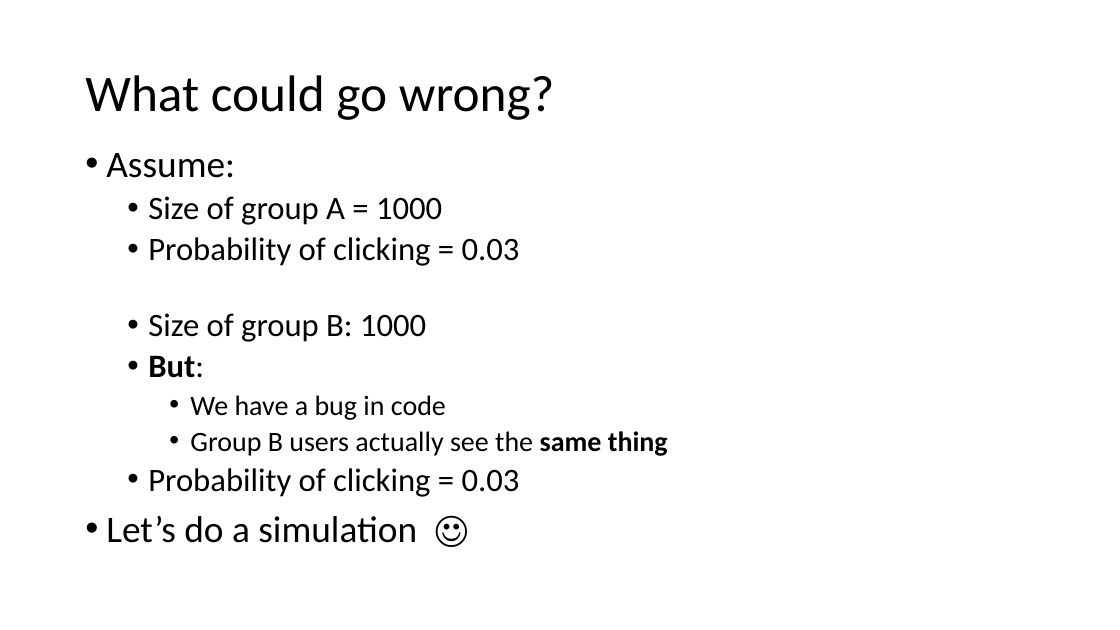
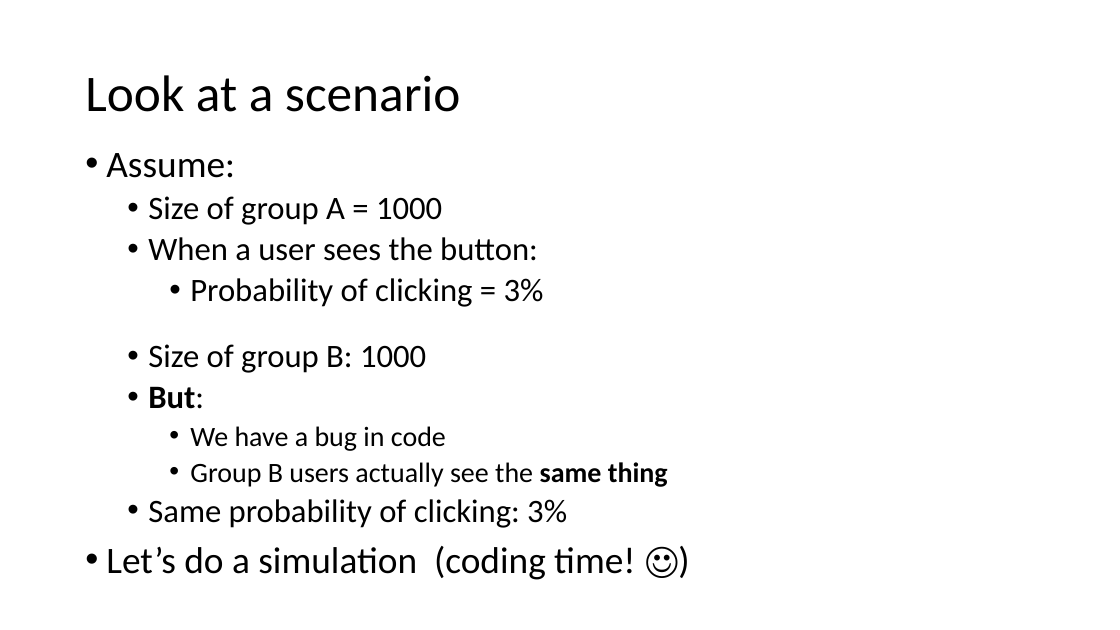
Before and after one commit to patng323/learn, a slide deck: slide 12 of FieldExperiments/AB Testing.pptx. Drawn at 1120x630 pixels with LibreOffice and Linux fonts; fonts in the diff are those of the drawing. Boxes give left, top, right and bottom in pixels: in the first picture for what was removed or moved away, otherwise in the second. Text is boxed around its words. In the diff, an @@ line names an element or a change of style, - is before the commit and + after.

```diff
--- a/FieldExperiments/AB Testing.pptx
+++ b/FieldExperiments/AB Testing.pptx
@@ title at [85, 75, 460, 112]: text changed @@
-What could go wrong?
+Look at a scenario
@@ text at [148, 237, 544, 307]: text changed @@
-  • Probability of clicking = 0.03
+  • When a user sees the button:
+    • Probability of clicking = 3%
@@ text at [106, 499, 635, 580]: text changed; size 28 to 32 pt @@
-  • Probability of clicking = 0.03
-• Let’s do a simulation ☺
+  • Same probability of clicking: 3%
+• Let’s do a simulation (coding time! ☺)
```
Also in this commit, not shown: 9 other slides changed.
